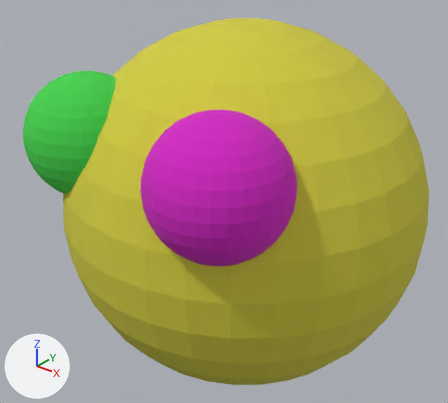
A saved change to the glTF model models/head.gltf.
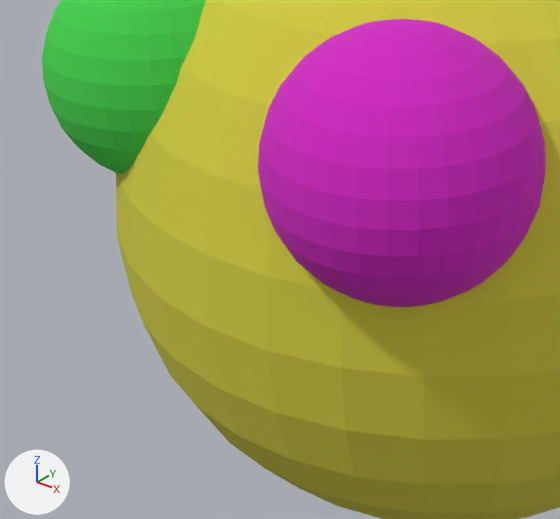
Each version is shown whole from a camera (50 mm lens) standing at (1.9, -2.55, 1.54) and looking at (-0.07, -0.1, 0.02), then close up on the part from 0% to 68% of the width and 25% to 95% of the height. Lighting does not change. The marker at lower left points along +X, +Y and +Z. Where no turn or scale is listed for an object, it has been applied to the vertices.

The first close-up shows 'Head', 'L_Eye', 'R_Eye'.
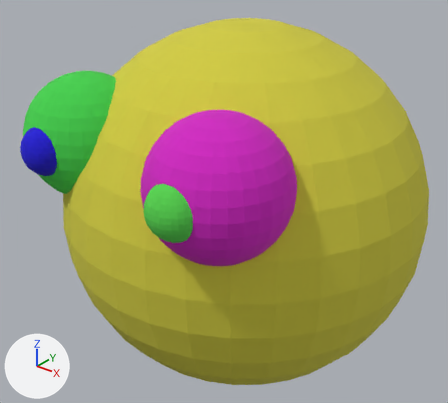
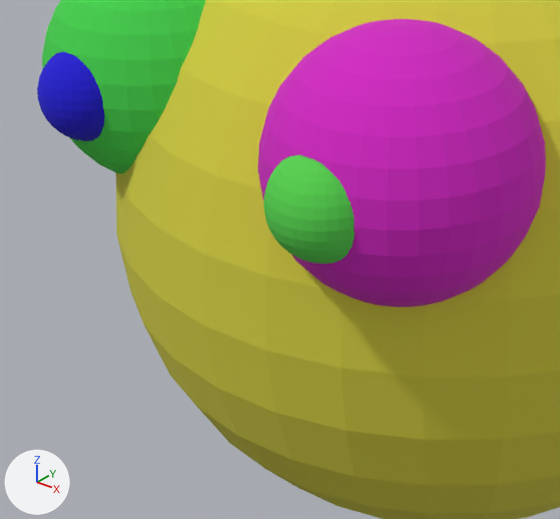
Pixel boxes (x1, y1, x2, y2) of what changed, in the close-ups (560 x 519 px):
'L_Eye.001', added (green): after (264, 155, 354, 264)
'R_Eye.001', added (blue): after (37, 52, 105, 141)

Edits to the bpy script that builds the scene:
```text
Add mat_material_004:
    mat_material_004 = principled_material('Material.004')
    mat_material_004.base_color = (0.0117, 0.00686, 0.64)  # blue #1c14d1
    mat_material_004.roughness = 1.0
Add mat_material_006:
    mat_material_006 = principled_material('Material.006')
    mat_material_006.base_color = (0.0909, 0.64, 0.0752)  # green #55d14e
    mat_material_006.roughness = 1.0
Add me_sphere_003:
    me_sphere_003.from_pydata(...)  # a UV sphere (32 segments, 16 rings, poles along z) spanning x -0.129..0.129, y -0.129..0.129, z -0.129..0.129
    me_sphere_003.materials.append(mat_material_004)  # blue #1c14d1
Add me_sphere_004:
    me_sphere_004.from_pydata(...)  # a UV sphere (32 segments, 16 rings, poles along z) spanning x -0.127..0.127, y -0.127..0.127, z -0.127..0.127
    me_sphere_004.materials.append(mat_material_006)  # green #55d14e
Add ob_r_eye_001:
    ob_r_eye_001 = bpy.data.objects.new('R_Eye.001', me_sphere_003)
    ob_r_eye_001.location = (-0.525, -0.884, 0.46)
Add ob_l_eye_001:
    ob_l_eye_001 = bpy.data.objects.new('L_Eye.001', me_sphere_004)
    ob_l_eye_001.location = (0.405, -0.982, 0.463)
```
